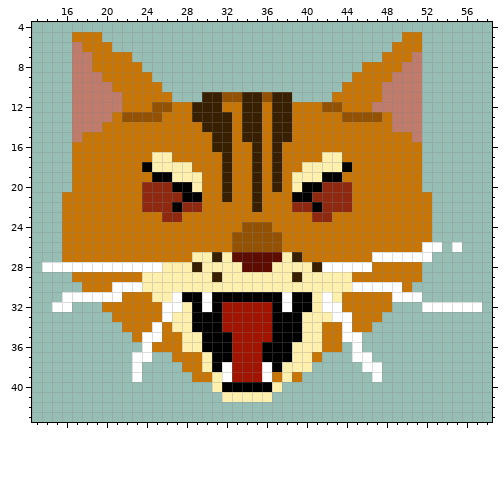
Sprite sheet -- assets/cat_red.png. That is the earlier state.
The file is 70x50 pixels. Shown: x 13..58, y 4..43.
Now the later version:
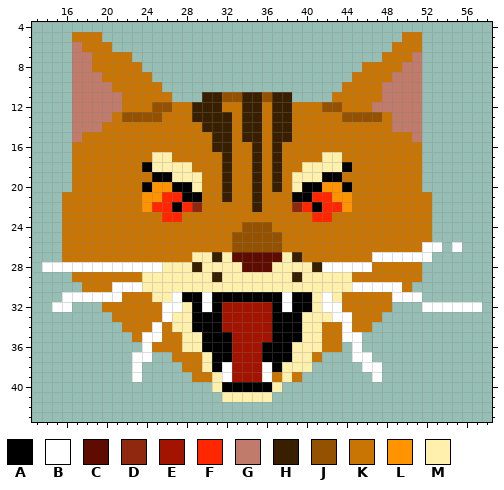
Palette (. is transparent): A #000000  B #ffffff  C #5e0b00  D #8f280f  E #a21300  F #ff2600  G #c17b6b  H #381f00  J #945200  K #c97503  L #ff9300  M #fff1ad
Difference:
y 20: x 24..26 DDD -> ALL; x 42..44 DDD -> LLA
y 21: x 24..27 DDDD -> LLFF; x 41..44 DDDD -> FFLL
y 22: x 24..26 DDD -> LFF; x 28 D -> F; x 40 D -> F; x 42..44 DDD -> FFL
y 23: x 26..27 DD -> FF; x 41..42 DD -> FF
Where, in picture pixels (left, top, right, bottom), the same in both pictures:
changed: (142, 182, 192, 222)
changed: (302, 182, 352, 222)
